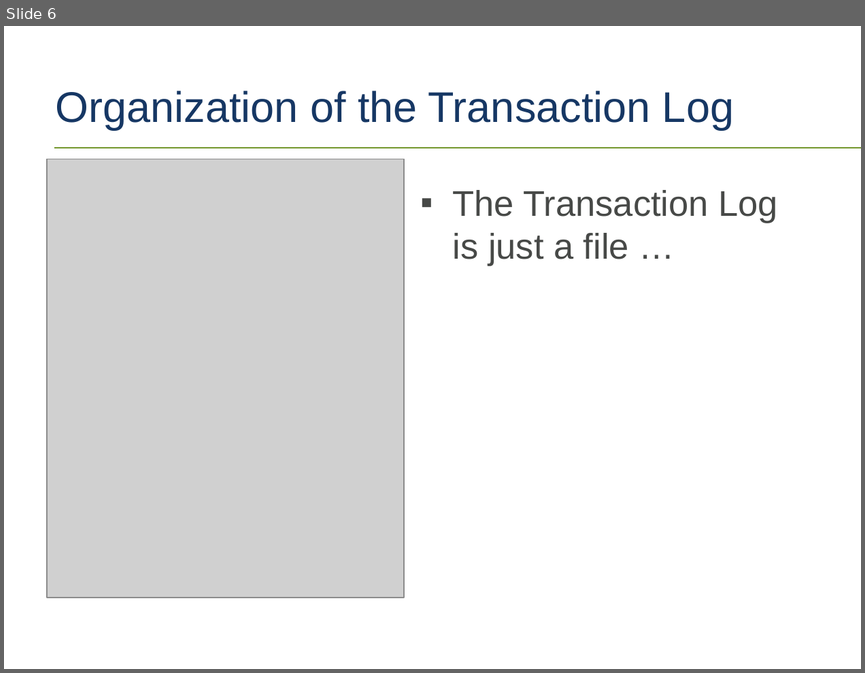
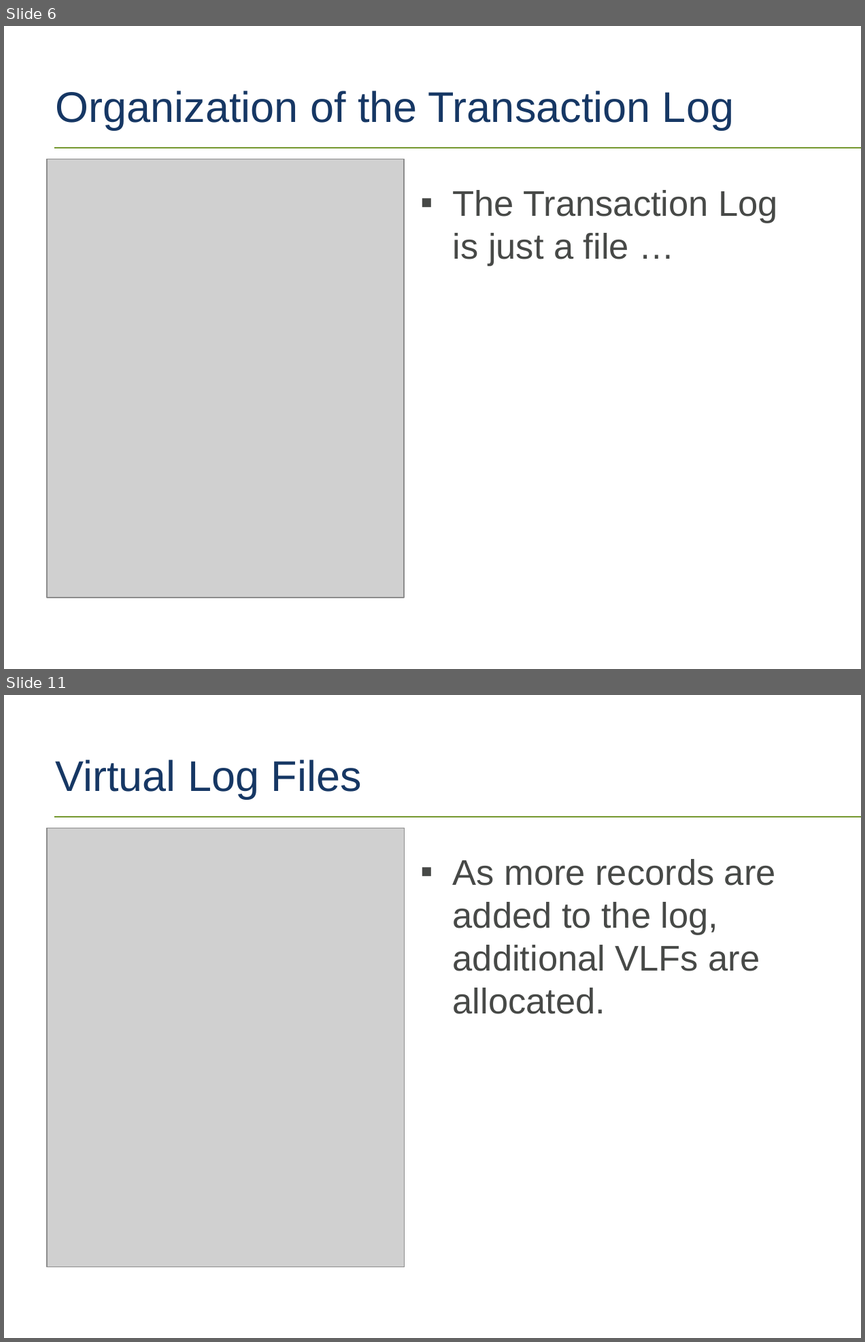
Before and after one commit to tf3604/LogFilePresentation, a slide deck: TransactionLog.pptx. Shown one above the other, each under a label of ours: slide 6 before the commit, slides 6 and 11 after it; the slides between them are not shown. The pictures are 865x673 and 865x1342 pixels, drawn with LibreOffice and Linux fonts; fonts in the diff are those of the drawing; grey boxes stand for pictures; background and template pictures are left out. Boxes give left, top, right and bottom in pixels: in the first picture for what was removed or moved away, otherwise in the second. Text is boxed around its words. In the diff, an @@ line names an element or a change of style, - is before the commit and + after.

Commit message:
More on log file organization and VLFs.

```diff
--- a/TransactionLog.pptx
+++ b/TransactionLog.pptx
@@ slide 11 added at [4, 695, 861, 1338], background #FFFFFF; not listed: 1 template element that a slide beside it also shows @@
@@ title added at [56, 760, 362, 799], 36 pt, text #163764 @@
+Virtual Log Files
@@ picture added at [47, 828, 404, 1266] @@
@@ text added at [453, 859, 776, 1014], 30 pt, text #474947 @@
+▪ As more records are added to the log, additional VLFs are allocated.
```
Also in this commit, not shown: 6 other slides added, 1 other file.
